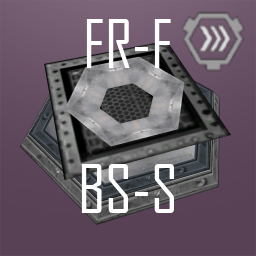
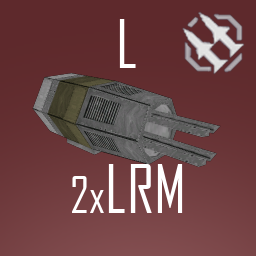
Revision of a layered w=256, h=256 image; what changed, layer by layer:
added layer "2x LRM" above "2x SRM" over [72, 164, 183, 213]
hid "BS-S" over [81, 164, 174, 213]
showed "Gear: Missile Icon Top Right" over [181, 11, 245, 75]
hid "Gear: Engine Icon Top Right" over [181, 11, 245, 72]
hid "FR-F Top Middle Text" over [86, 19, 171, 68]
showed "L Top Middle Text" over [119, 19, 136, 68]
hid "Brigandine Shield Model" over [19, 40, 231, 225]
showed "LRM Model" over [32, 73, 221, 167]
showed "Background Missile" over [0, 0, 256, 256]
hid "Background Internal" over [0, 0, 256, 256]
hid "Gradient Inverted" over [0, 0, 256, 256]
showed "Gradient Background" over [0, 0, 256, 256]
